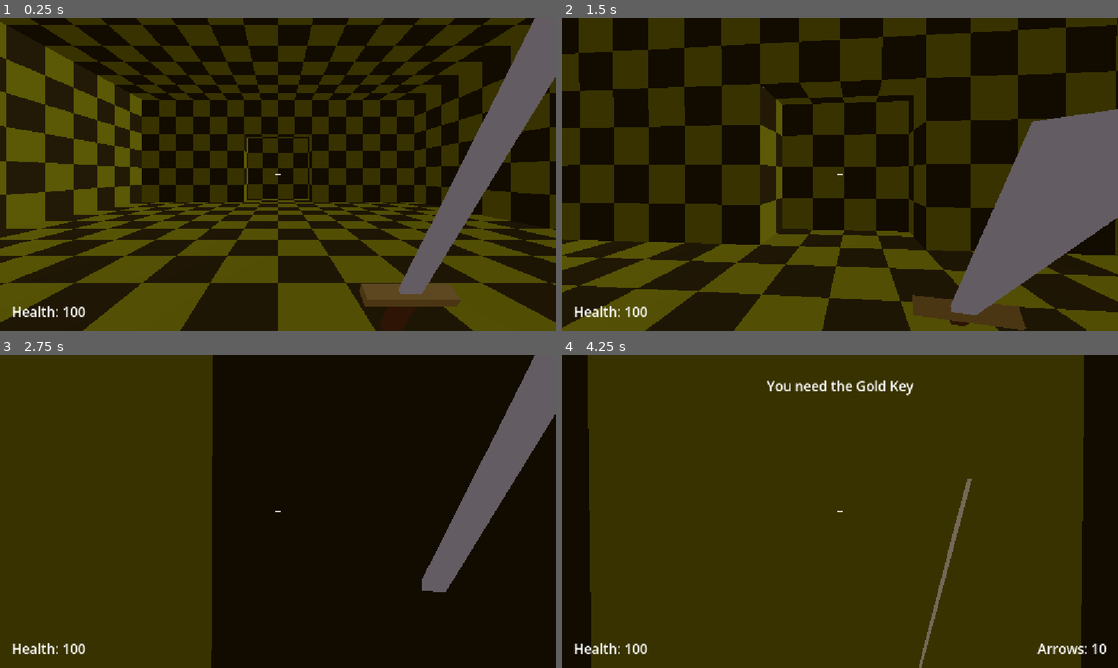
Above: before the commit, frames 1-4 (two rows, left to right).
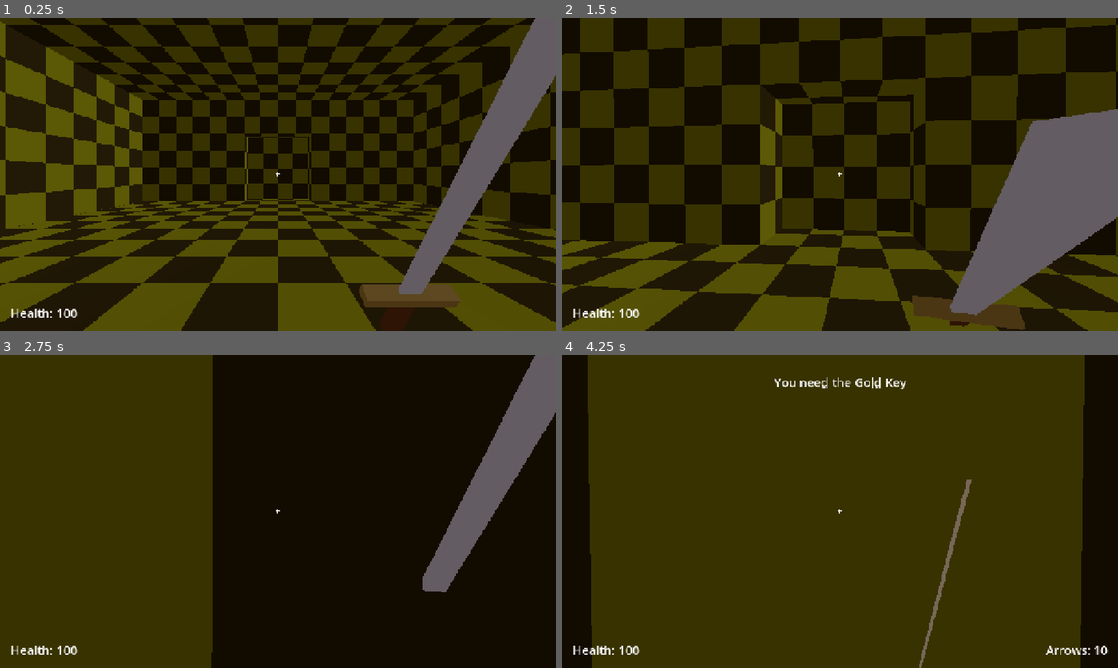
Above: after the commit, the same moments.

Repository: ryanhicke/dark-fantasy-fps
Game: Godot game, scene res://main.tscn
Same seed, same stepped clock (60 frames per second), same inputs: the game is played once before the commit and once after it.
Inputs (mouse positions are in pixels of both pictures, inside the frame that each line leads up to):
- Up to frame 1 (0.25 s): no input
- Up to frame 2 (1.5 s): tap Enter (respawn) at 0.5 s; move the mouse to (867, 174) at 0.52 s; hold E (use) 0.53-1.28 s; hold W (move_forward) from 0.53 s (still down); click (867, 174) at 0.67 s; tap Space (jump) at 0.77 s; move the mouse to (812, 174) at 1.27 s; click (812, 174) at 1.35 s
- Up to frame 3 (2.75 s): keep holding W (move_forward); tap Space (jump) at 1.52 s; tap E (use) at 1.55 s; move the mouse to (289, 505) at 2.02 s; hold E (use) from 2.03 s (still down); click (289, 505) at 2.17 s
- Up to frame 4 (4.25 s): keep holding W (move_forward); move the mouse to (834, 517) at 2.77 s; release E (use) at 2.78 s; tap 1 (weapon_1) at 2.85 s; click (834, 517) at 2.92 s; tap Space (jump) at 3.02, 3.77 s; tap E (use) at 3.05, 3.8 s; move the mouse to (878, 514) at 3.52 s; hold 2 (weapon_2) from 3.53 s (still down); click (878, 514) at 3.67 s; tap Enter (respawn) at 4.15 s

The runs differ from the first frame. In frame 1, 4.5% of the frame differs, in the area x 0-100%, y 0-100%; in frame 2, 2.4%; in frame 3, 0.5%; in frame 4, 1.5%.

Commit message:
Render world and HUD into a low-res SubViewport
GameView (SubViewportContainer) renders the level and HUD at a whole-number
pixel size of the 1280x720 base size (default 2 = 640x360), upscaled with
nearest-neighbor filtering. The HUD keeps its 1280x720 layout via
size_2d_override, so it gets chunkier without changing size. The
intermission screen stays at full resolution.

Base viewport size is now 1280x720 so render cost no longer depends on the
monitor resolution. Debug builds get F2 to cycle the pixel size and F3 for
an FPS/resolution readout.

Co-Authored-By: Claude Opus 5.5 <noreply@anthropic.com>

Diff:
--- a/core/event_bus.gd
+++ b/core/event_bus.gd
@@ -44,6 +44,10 @@
 @warning_ignore("unused_signal")
 signal player_ammo_changed(ammo_type: StringName, amount: int, maximum: int)
 
+## The 3D/HUD render resolution changed (GameView pixel size or window size).
+@warning_ignore("unused_signal")
+signal render_resolution_changed(render_size: Vector2i)
+
 ## Emitted when the player starts raising a weapon. Null means no weapon.
 @warning_ignore("unused_signal")
 signal player_weapon_changed(weapon_data: WeaponData)
--- a/main.gd
+++ b/main.gd
@@ -1,6 +1,7 @@
 extends Node
 ## Entry scene. Starts the run through GameState and swaps level scenes
-## under LevelRoot whenever GameState asks for one.
+## under LevelRoot whenever GameState asks for one. LevelRoot and the HUD
+## live inside GameView so they render at the low internal resolution.
 
 ## Level to start from, always with a pistol start. Change it in the
 ## inspector to jump straight to a later level.
@@ -8,7 +9,7 @@
 
 var _level: Node
 
-@onready var _level_root: Node = $LevelRoot
+@onready var _level_root: Node = $GameView/SubViewport/LevelRoot
 
 
 func _ready() -> void:
--- a/main.tscn
+++ b/main.tscn
@@ -3,12 +3,15 @@
 [ext_resource type="Script" path="res://main.gd" id="1_main"]
 [ext_resource type="PackedScene" path="res://ui/hud.tscn" id="3_hud"]
 [ext_resource type="PackedScene" path="res://ui/intermission.tscn" id="4_intermission"]
+[ext_resource type="PackedScene" path="res://ui/game_view.tscn" id="5_game_view"]
 
 [node name="Main" type="Node"]
 script = ExtResource("1_main")
 
-[node name="LevelRoot" type="Node" parent="."]
+[node name="GameView" parent="." instance=ExtResource("5_game_view")]
 
-[node name="HUD" parent="." instance=ExtResource("3_hud")]
+[node name="LevelRoot" type="Node" parent="GameView/SubViewport"]
+
+[node name="HUD" parent="GameView/SubViewport" instance=ExtResource("3_hud")]
 
 [node name="Intermission" parent="." instance=ExtResource("4_intermission")]
--- a/project.godot
+++ b/project.godot
@@ -24,6 +24,8 @@
 
 [display]
 
+window/size/viewport_width=1280
+window/size/viewport_height=720
 window/stretch/mode="canvas_items"
 window/stretch/aspect="expand"
 
--- /dev/null
+++ b/tests/test_game_view.gd
@@ -0,0 +1,22 @@
+extends GutTest
+## GameView pixel size -> render resolution math and the F2 cycle order.
+
+const BASE_SIZE: Vector2 = Vector2(1280, 720)
+
+
+func test_render_size_divides_by_pixel_size() -> void:
+	assert_eq(GameView.render_size_for(BASE_SIZE, 1), Vector2i(1280, 720))
+	assert_eq(GameView.render_size_for(BASE_SIZE, 2), Vector2i(640, 360))
+	assert_eq(GameView.render_size_for(BASE_SIZE, 3), Vector2i(426, 240))
+	assert_eq(GameView.render_size_for(BASE_SIZE, 4), Vector2i(320, 180))
+
+
+func test_render_size_never_hits_zero() -> void:
+	assert_eq(GameView.render_size_for(Vector2(1, 1), 4), Vector2i(1, 1))
+	assert_eq(GameView.render_size_for(BASE_SIZE, 0), Vector2i(1280, 720))
+
+
+func test_cycle_wraps_after_the_largest_pixel_size() -> void:
+	assert_eq(GameView.next_pixel_size(1), 2)
+	assert_eq(GameView.next_pixel_size(3), 4)
+	assert_eq(GameView.next_pixel_size(GameView.MAX_PIXEL_SIZE), GameView.MIN_PIXEL_SIZE)
--- /dev/null
+++ b/ui/game_view.gd
@@ -0,0 +1,65 @@
+class_name GameView
+extends SubViewportContainer
+## Renders the game world and HUD into a low-resolution SubViewport that is
+## upscaled with nearest-neighbor filtering. This is the main performance
+## lever for integrated graphics and gives the chunky retro pixel look.
+##
+## The resolution is set by a whole-number pixel size: each rendered pixel
+## covers pixel_size x pixel_size layout units. Whole numbers keep every
+## pixel the same size on screen.
+##
+## The SubViewport's 2D content (the HUD) keeps the full layout size via
+## size_2d_override, so HUD elements stay the same size at every pixel size
+## and only get chunkier.
+
+const MIN_PIXEL_SIZE: int = 1
+const MAX_PIXEL_SIZE: int = 4
+## Debug-only key that cycles the pixel size while playing. A raw key rather
+## than an input action because it is a dev tool, not a player control.
+const DEBUG_CYCLE_KEY: Key = KEY_F2
+
+## 2 renders 640x360 at the 1280x720 base size. Player-facing option later.
+@export_range(MIN_PIXEL_SIZE, MAX_PIXEL_SIZE) var pixel_size: int = 2:
+	set = set_pixel_size
+
+@onready var _viewport: SubViewport = $SubViewport
+
+
+func _ready() -> void:
+	resized.connect(_apply_scale)
+	_apply_scale()
+
+
+func _unhandled_key_input(event: InputEvent) -> void:
+	if not OS.is_debug_build():
+		return
+	var key: InputEventKey = event as InputEventKey
+	if key != null and key.pressed and not key.echo and key.keycode == DEBUG_CYCLE_KEY:
+		get_viewport().set_input_as_handled()
+		set_pixel_size(next_pixel_size(pixel_size))
+
+
+func set_pixel_size(value: int) -> void:
+	pixel_size = clampi(value, MIN_PIXEL_SIZE, MAX_PIXEL_SIZE)
+	if is_node_ready():
+		_apply_scale()
+
+
+## The SubViewport resolution for a container of [param container_size].
+static func render_size_for(container_size: Vector2, pixels: int) -> Vector2i:
+	var divisor: int = maxi(pixels, MIN_PIXEL_SIZE)
+	return Vector2i(
+		maxi(floori(container_size.x / divisor), 1),
+		maxi(floori(container_size.y / divisor), 1)
+	)
+
+
+static func next_pixel_size(current: int) -> int:
+	return MIN_PIXEL_SIZE if current >= MAX_PIXEL_SIZE else current + 1
+
+
+func _apply_scale() -> void:
+	# With stretch on, the container sizes the SubViewport to size / shrink.
+	stretch_shrink = pixel_size
+	_viewport.size_2d_override = Vector2i(size)
+	EventBus.render_resolution_changed.emit(render_size_for(size, pixel_size))
--- /dev/null
+++ b/ui/game_view.tscn
@@ -0,0 +1,21 @@
+[gd_scene format=3]
+
+[ext_resource type="Script" path="res://ui/game_view.gd" id="1_game_view"]
+
+[node name="GameView" type="SubViewportContainer"]
+texture_filter = 1
+anchors_preset = 15
+anchor_right = 1.0
+anchor_bottom = 1.0
+grow_horizontal = 2
+grow_vertical = 2
+stretch = true
+stretch_shrink = 2
+script = ExtResource("1_game_view")
+
+[node name="SubViewport" type="SubViewport" parent="."]
+handle_input_locally = false
+audio_listener_enable_3d = true
+canvas_item_default_texture_filter = 0
+size_2d_override_stretch = true
+size = Vector2i(640, 360)
--- a/ui/hud.gd
+++ b/ui/hud.gd
@@ -1,6 +1,6 @@
 extends CanvasLayer
-## Crosshair, health, ammo, keys, pickup/door messages, damage flash, and
-## the respawn prompt.
+## Crosshair, health, ammo, keys, pickup/door messages, damage flash, the
+## respawn prompt, and a debug FPS/resolution readout (F3, debug builds).
 ##
 ## Listens to EventBus only, so it never needs a reference to the player and
 ## survives level changes untouched.
@@ -13,10 +13,14 @@
 ## Seconds a pickup or door message stays on screen.
 @export var message_duration: float = 2.5
 
+## Dev tool, so a raw key rather than an input action.
+const DEBUG_TOGGLE_KEY: Key = KEY_F3
+
 var _ammo_counts: Dictionary[StringName, int] = {}
 var _current_ammo_type: StringName = &""
 var _awaiting_respawn: bool = false
 var _flash_tween: Tween
+var _render_size: Vector2i = Vector2i.ZERO
 
 @onready var _ammo_label: Label = $AmmoLabel
 @onready var _health_label: Label = $HealthLabel
@@ -25,6 +29,8 @@
 @onready var _keys_label: Label = $KeysLabel
 @onready var _message_label: Label = $MessageLabel
 @onready var _message_timer: Timer = $MessageTimer
+@onready var _debug_label: Label = $DebugLabel
+@onready var _debug_timer: Timer = $DebugTimer
 
 
 func _ready() -> void:
@@ -38,10 +44,16 @@
 	EventBus.key_picked_up.connect(_on_key_picked_up)
 	EventBus.door_locked.connect(_on_door_locked)
 	_message_timer.timeout.connect(_on_message_timer_timeout)
+	EventBus.render_resolution_changed.connect(_on_render_resolution_changed)
+	_debug_timer.timeout.connect(_refresh_debug)
 	_refresh_ammo()
 
 
 func _unhandled_input(event: InputEvent) -> void:
+	if _is_debug_toggle(event):
+		get_viewport().set_input_as_handled()
+		_toggle_debug()
+		return
 	if _awaiting_respawn and event.is_action_pressed("respawn"):
 		_awaiting_respawn = false
 		_death_prompt.visible = false
@@ -124,3 +136,32 @@
 		_ammo_label.text = "%s: %d" % [
 			String(_current_ammo_type).capitalize(), _ammo_counts.get(_current_ammo_type, 0)
 		]
+
+
+func _on_render_resolution_changed(render_size: Vector2i) -> void:
+	_render_size = render_size
+	_refresh_debug()
+
+
+func _is_debug_toggle(event: InputEvent) -> bool:
+	var key: InputEventKey = event as InputEventKey
+	return (OS.is_debug_build() and key != null and key.pressed and not key.echo
+		and key.keycode == DEBUG_TOGGLE_KEY)
+
+
+func _toggle_debug() -> void:
+	_debug_label.visible = not _debug_label.visible
+	# Only ticks while shown, so the readout costs nothing when hidden.
+	if _debug_label.visible:
+		_refresh_debug()
+		_debug_timer.start()
+	else:
+		_debug_timer.stop()
+
+
+## Refreshed on a timer, not every frame, to avoid a string per frame.
+func _refresh_debug() -> void:
+	if _debug_label.visible:
+		_debug_label.text = "%d FPS  %dx%d" % [
+			Engine.get_frames_per_second(), _render_size.x, _render_size.y
+		]
--- a/ui/hud.tscn
+++ b/ui/hud.tscn
@@ -122,3 +122,16 @@
 
 [node name="MessageTimer" type="Timer" parent="."]
 one_shot = true
+
+[node name="DebugLabel" type="Label" parent="."]
+visible = false
+offset_left = 24.0
+offset_top = 16.0
+offset_right = 400.0
+offset_bottom = 56.0
+mouse_filter = 2
+theme_override_font_sizes/font_size = 24
+text = "60 FPS  640x360"
+
+[node name="DebugTimer" type="Timer" parent="."]
+wait_time = 0.25
Not shown, added: tests/test_game_view.gd.uid
Not shown, added: ui/game_view.gd.uid
Not shown, changed: docs/placeholders.md
